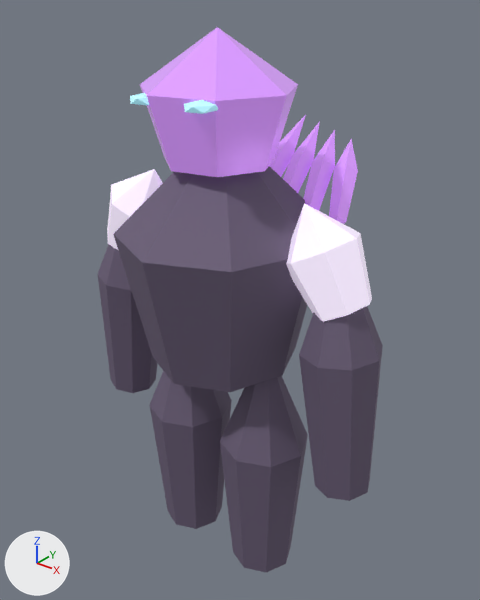
Renders of the glTF model assets/models/glb/deep-fracture-crystal-golem-visual-seidr.glb from each side of a commit.
Both versions are drawn from a camera (50 mm lens) standing at (3.56, -4.23, 5.34) and looking at (-0.01, 0.24, 2.57). Every picture has the same lights, and +X, +Y and +Z are marked at lower left. The picture after the commit comes second.

The scene before the commit, as lines of its bpy script (objects in view):
```python
ob_arm_left = bpy.data.objects.new('arm-left', me_arm_left)
ob_arm_left.location = (-1.25, 0.0, 2.35)
ob_arm_right = bpy.data.objects.new('arm-right', me_arm_right)
ob_arm_right.location = (1.25, 0.0, 2.35)
ob_armor_core_right = bpy.data.objects.new('armor-core-right', me_armor_core_right)
ob_armor_core_right.location = (1.1, 0.0, 3.3)
ob_crystal_crown = bpy.data.objects.new('crystal-crown', me_crystal_crown)
ob_crystal_crown.location = (0.03, -0.05, 4.45)
ob_crystal_torso = bpy.data.objects.new('crystal-torso', me_crystal_torso)
ob_crystal_torso.location = (0.0, 0.0, 3.14)
ob_dorsal_spire_3 = bpy.data.objects.new('dorsal-spire-3', me_dorsal_spire_3)
ob_dorsal_spire_3.location = (0.01, 0.78, 3.75)
ob_dorsal_spire_4 = bpy.data.objects.new('dorsal-spire-4', me_dorsal_spire_4)
ob_dorsal_spire_4.location = (0.26, 0.78, 3.74)
ob_leg_left = bpy.data.objects.new('leg-left', me_leg_left)
ob_leg_left.location = (-0.48, 0.0, 1.07)
ob_leg_right = bpy.data.objects.new('leg-right', me_leg_right)
ob_leg_right.location = (0.48, 0.0, 1.07)
# also in view: 'dorsal-spire-6' at (0.76, 0.76, 3.73); 'dorsal-spire-5' at (0.52, 0.77, 3.74); 'armor-core-left' at (-1.07, 0.0, 3.29)
```
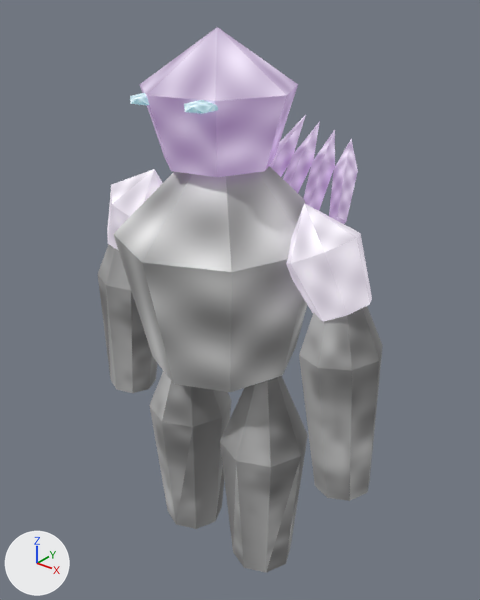
What changed in the scene script:
```text
Change me_crystal_torso:
    where me_crystal_torso.from_pydata(...)  # 18 vertices, 32 faces; spans x -0.93..0.93, y -0.98..0.98, z -1.13..1.13
    remove me_crystal_torso.materials.append(mat_export_source_001)  # greyish purple #6c6079
    add me_crystal_torso.materials.append(mat_export_source_001_crystal)  # picture img_a024851ca806c911
Change me_crystal_crown:
    where me_crystal_crown.from_pydata(...)  # 16 vertices, 28 faces; spans x -0.627..0.627, y -0.643..0.643, z -0.543..0.543
    remove me_crystal_crown.materials.append(mat_export_source_002)  # purple #d495fa, glowing purple #74508a
    add me_crystal_crown.materials.append(mat_export_source_002_crystal)  # picture img_a024851ca806c911, glowing purple #74508a
Change me_armor_core_left:
    where me_armor_core_left.from_pydata(...)  # 16 vertices, 28 faces; spans x -0.37..0.37, y -0.331..0.331, z -0.457..0.457
    remove me_armor_core_left.materials.append(mat_export_source)  # white #f4e8fe, glowing grey #a89faf
    add me_armor_core_left.materials.append(mat_export_source_crystal)  # picture img_a024851ca806c911, glowing grey #a89faf
Change me_armor_core_right:
    where me_armor_core_right.from_pydata(...)  # 16 vertices, 28 faces; spans x -0.365..0.365, y -0.331..0.331, z -0.451..0.451
    remove me_armor_core_right.materials.append(mat_export_source)  # white #f4e8fe, glowing grey #a89faf
    add me_armor_core_right.materials.append(mat_export_source_crystal)  # picture img_a024851ca806c911, glowing grey #a89faf
Change me_arm_left:
    where me_arm_left.from_pydata(...)  # 18 vertices, 32 faces; spans x -0.36..0.36, y -0.35..0.35, z -1.2..1.2
    remove me_arm_left.materials.append(mat_export_source_001)  # greyish purple #6c6079
    add me_arm_left.materials.append(mat_export_source_001_carapace)  # picture img_47c10eca8ccae7da
Change me_arm_right:
    where me_arm_right.from_pydata(...)  # 18 vertices, 32 faces; spans x -0.36..0.36, y -0.35..0.35, z -1.2..1.2
    remove me_arm_right.materials.append(mat_export_source_001)  # greyish purple #6c6079
    add me_arm_right.materials.append(mat_export_source_001_carapace)  # picture img_47c10eca8ccae7da
Change me_leg_left:
    where me_leg_left.from_pydata(...)  # 18 vertices, 32 faces; spans x -0.43..0.43, y -0.43..0.43, z -1.33..1.33
    remove me_leg_left.materials.append(mat_export_source_001)  # greyish purple #6c6079
    add me_leg_left.materials.append(mat_export_source_001_carapace)  # picture img_47c10eca8ccae7da
Change me_leg_right:
    where me_leg_right.from_pydata(...)  # 18 vertices, 32 faces; spans x -0.43..0.43, y -0.43..0.43, z -1.33..1.33
    remove me_leg_right.materials.append(mat_export_source_001)  # greyish purple #6c6079
    add me_leg_right.materials.append(mat_export_source_001_carapace)  # picture img_47c10eca8ccae7da
Change me_dorsal_spire_3:
    where me_dorsal_spire_3.from_pydata(...)  # 12 vertices, 20 faces; spans x -0.099..0.099, y -0.453..0.453, z -0.414..0.414
    remove me_dorsal_spire_3.materials.append(mat_export_source_002)  # purple #d495fa, glowing purple #74508a
    add me_dorsal_spire_3.materials.append(mat_export_source_002_crystal)  # picture img_a024851ca806c911, glowing purple #74508a
Change me_dorsal_spire_4:
    where me_dorsal_spire_4.from_pydata(...)  # 12 vertices, 20 faces; spans x -0.116..0.116, y -0.417..0.417, z -0.381..0.381
    remove me_dorsal_spire_4.materials.append(mat_export_source_002)  # purple #d495fa, glowing purple #74508a
    add me_dorsal_spire_4.materials.append(mat_export_source_002_crystal)  # picture img_a024851ca806c911, glowing purple #74508a
Change me_dorsal_spire_5:
    where me_dorsal_spire_5.from_pydata(...)  # 12 vertices, 20 faces; spans x -0.14..0.14, y -0.377..0.377, z -0.344..0.344
    remove me_dorsal_spire_5.materials.append(mat_export_source_002)  # purple #d495fa, glowing purple #74508a
    add me_dorsal_spire_5.materials.append(mat_export_source_002_crystal)  # picture img_a024851ca806c911, glowing purple #74508a
Change me_dorsal_spire_6:
    where me_dorsal_spire_6.from_pydata(...)  # 12 vertices, 20 faces; spans x -0.174..0.174, y -0.334..0.334, z -0.306..0.306
    remove me_dorsal_spire_6.materials.append(mat_export_source_002)  # purple #d495fa, glowing purple #74508a
    add me_dorsal_spire_6.materials.append(mat_export_source_002_crystal)  # picture img_a024851ca806c911, glowing purple #74508a
```

Boxes [x1, y1, x2, y2] around the edits, measured in the pictures (480 x 600 px):
'crystal-torso', recoloured (greyish purple to grey): [113, 166, 307, 392] in both
'crystal-crown', recoloured: [140, 27, 298, 177] in both
'leg-right', recoloured (greyish purple to grey): [220, 376, 308, 572] in both
'arm-right', recoloured (greyish purple to grey): [299, 306, 383, 501] in both
'leg-left', recoloured (lighter): [150, 371, 232, 529] in both
'armor-core-right', recoloured: [286, 203, 372, 322] in both
'arm-left', recoloured (greyish purple to grey): [98, 244, 157, 393] in both
'armor-core-left', recoloured: [107, 169, 163, 250] in both
'dorsal-spire-6', recoloured: [329, 138, 358, 224] in both
'dorsal-spire-5', recoloured: [303, 130, 335, 211] in both
'dorsal-spire-4', recoloured: [283, 121, 320, 193] in both
'dorsal-spire-3', recoloured: [269, 115, 306, 177] in both
